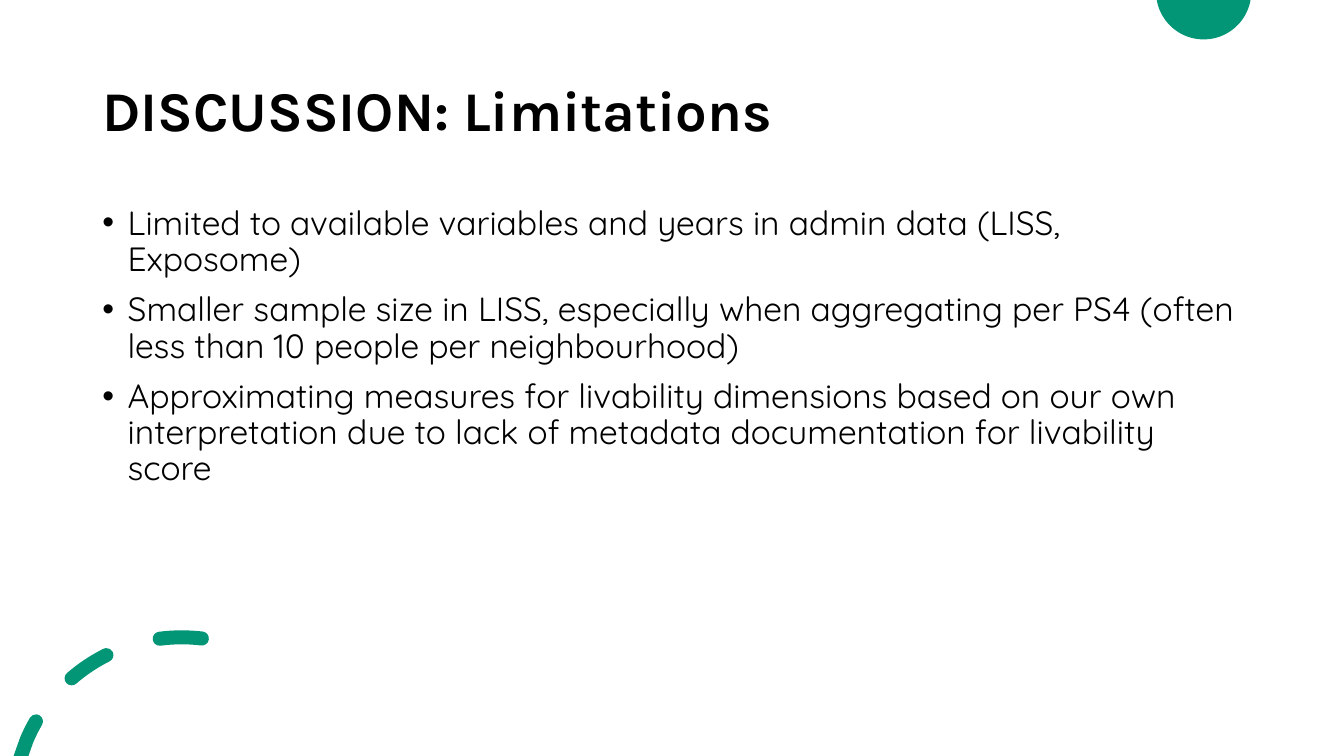
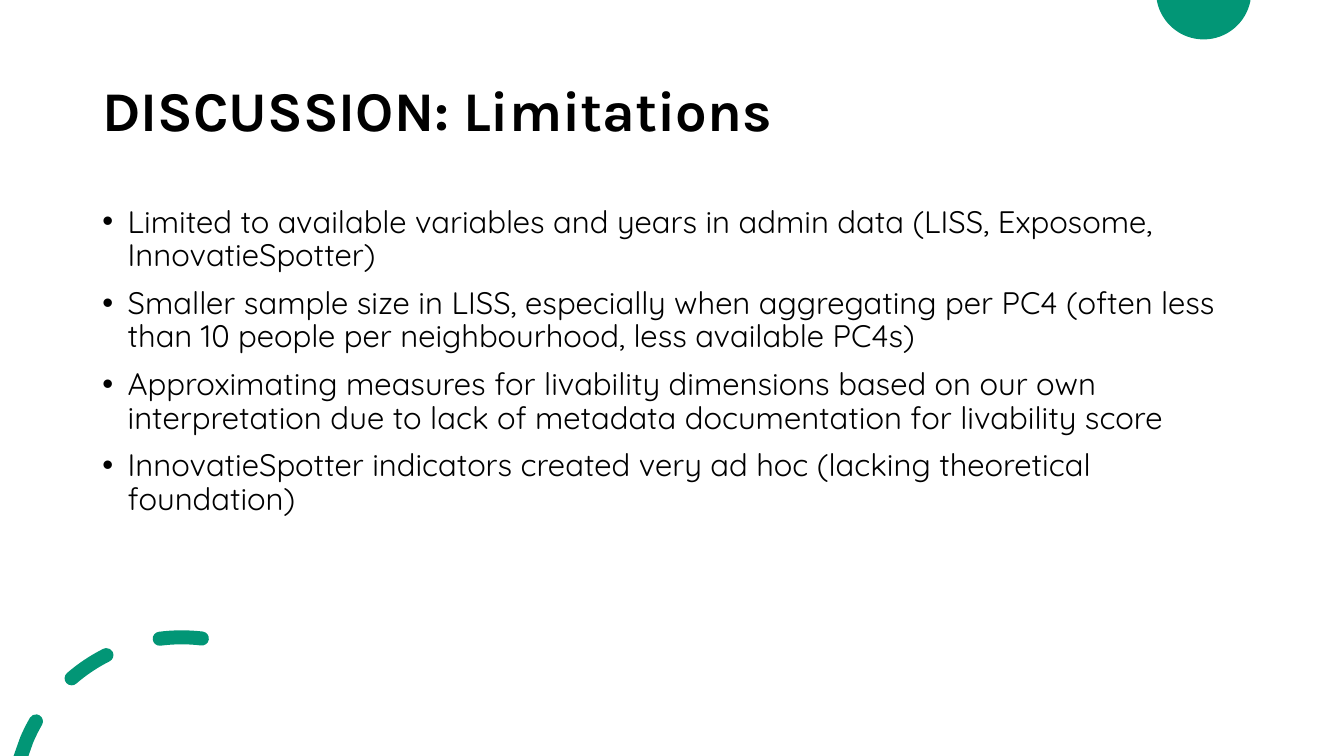
Before and after one commit to ilaluna/LIVING-SICSS, a slide deck: slide 15 of LIVING-SICCS.pptx (slide 14 before the commit). Drawn at 1344x756 pixels with LibreOffice and Linux fonts; fonts in the diff are those of the drawing. Boxes give left, top, right and bottom in pixels: in the first picture for what was removed or moved away, otherwise in the second. Text is boxed around its words. In the diff, an @@ line names an element or a change of style, - is before the commit and + after.

Commit message:
edits to powerpoint

```diff
--- a/LIVING-SICCS.pptx
+++ b/LIVING-SICCS.pptx
@@ text at box(128, 210, 1214, 354): text changed; size 24 to 22.2 pt @@
-• Limited to available variables and years in admin data (LISS, Exposome)
-• Smaller sample size in LISS, especially when aggregating per PS4 (often less than 10 people per neighbourhood)
+• Limited to available variables and years in admin data (LISS, Exposome, InnovatieSpotter)
+• Smaller sample size in LISS, especially when aggregating per PC4 (often less than 10 people per neighbourhood, less available PC4s)
@@ text at box(128, 372, 1163, 436): size 24 to 22.2 pt in "Approximating measures for livability dimensions based on ..." @@
@@ text at box(128, 453, 1090, 516): paragraph added @@
+• InnovatieSpotter indicators created very ad hoc (lacking theoretical foundation)
```
Also in this commit, not shown: 6 other slides changed, 1 slide added.
